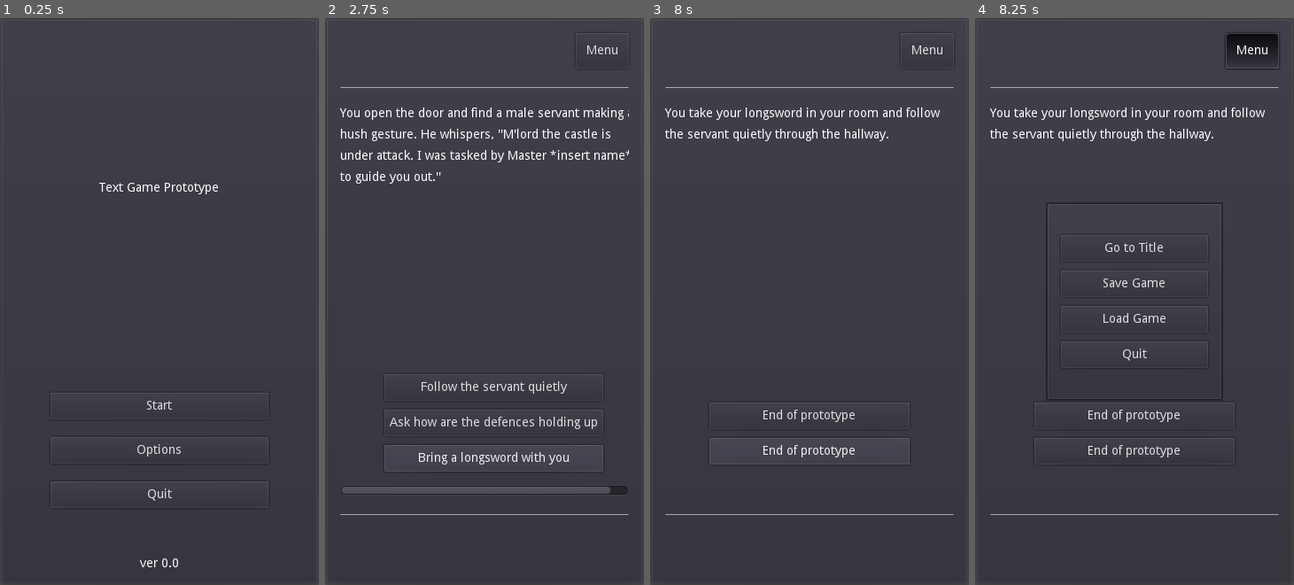
Above: before the commit, frames 1-4 (left to right).
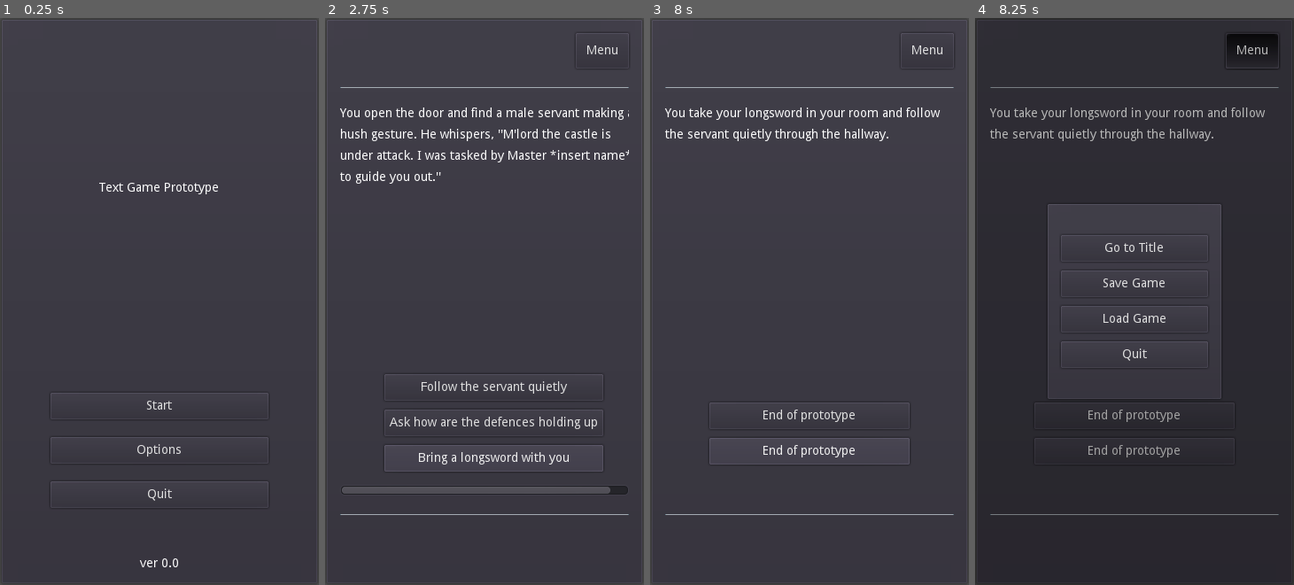
Above: after the commit, the same moments.

Repository: philipuriarte/A-Churchyard-of-Orphans
Game: Godot game, scene res://scenes/main.tscn
The game is run twice, just before and just after one commit, with the same random seed, the same clock (stepped at 60 frames per second) and the same inputs.
Inputs:
- Up to frame 1 (0.25 s): no input
- Up to frame 2 (2.75 s): click "Start" at 0.5 s; click "Continue" at 1.25 s; click "Open the door" at 2 s
- Up to frame 3 (8 s): click "Follow the servant quietly" at 2.75 s; click "End of prototype" at 3.5 s; click "End of prototype" at 4.25 s; click "End of prototype" at 5 s; click "End of prototype" at 5.75 s; click "End of prototype" at 6.5 s; click "End of prototype" at 7.25 s
- Up to frame 4 (8.25 s): click "Menu" at 8 s

Frames 1-3 are identical in both runs. In frame 4, 2.3% of the frame differs, in the area x 0-100%, y 0-88%.

Commit message:
Fix overlay issue in popup_menu
ISSUE:
* Signals to buttons are lost in popup_menu.gd
* Pressing/clicking outside the MenuScreen doesn't close the menu

Diff:
--- a/logic/game_screen.gd
+++ b/logic/game_screen.gd
@@ -1,6 +1,6 @@
 extends PanelContainer
 
-onready var popup_menu: PopupPanel = $"%PopupMenu"
+onready var popup_menu: Popup = $"%PopupMenu"
 
 
 # Will open and close the PopupMenu node
--- a/logic/popup_menu.gd
+++ b/logic/popup_menu.gd
@@ -1,4 +1,4 @@
-extends PopupPanel
+extends Popup
 
 
 # Changes scene to title_screen
--- a/scenes/game_screen.tscn
+++ b/scenes/game_screen.tscn
@@ -48,10 +48,7 @@
 
 [node name="PopupMenu" parent="MarginContainer/MainCointainer/TopContainer/MenuButton" instance=ExtResource( 3 )]
 unique_name_in_owner = true
-margin_left = -52.0
-margin_top = 0.0
-margin_right = 148.0
-margin_bottom = 200.0
+visible = false
 
 [node name="TopSeparator" type="HSeparator" parent="MarginContainer/MainCointainer"]
 margin_top = 60.0
--- a/scenes/popup_menu.tscn
+++ b/scenes/popup_menu.tscn
@@ -5,30 +5,31 @@
 [sub_resource type="StyleBoxFlat" id=1]
 bg_color = Color( 0, 0, 0, 0.27451 )
 
-[node name="PopupMenu" type="PopupPanel"]
-visible = true
-anchor_left = 0.5
-anchor_top = 0.5
-anchor_right = 0.5
-anchor_bottom = 0.5
-margin_left = -180.0
-margin_top = -320.0
-margin_right = 180.0
-margin_bottom = 320.0
-custom_styles/panel = SubResource( 1 )
+[node name="PopupMenu" type="Popup"]
+anchor_right = 1.0
+anchor_bottom = 1.0
+mouse_filter = 2
 script = ExtResource( 1 )
 
-[node name="MenuScreen" type="PanelContainer" parent="."]
-anchor_left = 0.5
-anchor_top = 0.5
-anchor_right = 0.5
-anchor_bottom = 0.5
-margin_left = -100.0
-margin_top = -112.0
-margin_right = 100.0
-margin_bottom = 112.0
+[node name="Overlay" type="PanelContainer" parent="."]
+anchor_right = 1.0
+anchor_bottom = 1.0
+mouse_filter = 2
+custom_styles/panel = SubResource( 1 )
 
-[node name="MenuMargin" type="MarginContainer" parent="MenuScreen"]
+[node name="MenuScreenContainer" type="CenterContainer" parent="."]
+anchor_right = 1.0
+anchor_bottom = 1.0
+mouse_filter = 2
+
+[node name="MenuScreen" type="PanelContainer" parent="MenuScreenContainer"]
+margin_left = 80.0
+margin_top = 211.0
+margin_right = 280.0
+margin_bottom = 429.0
+rect_min_size = Vector2( 200, 218 )
+
+[node name="MenuMargin" type="MarginContainer" parent="MenuScreenContainer/MenuScreen"]
 margin_left = 7.0
 margin_top = 7.0
 margin_right = 193.0
@@ -38,21 +39,21 @@
 custom_constants/margin_left = 10
 custom_constants/margin_bottom = 30
 
-[node name="MenuContainer" type="VBoxContainer" parent="MenuScreen/MenuMargin"]
+[node name="MenuContainer" type="VBoxContainer" parent="MenuScreenContainer/MenuScreen/MenuMargin"]
 margin_left = 10.0
 margin_top = 30.0
 margin_right = 176.0
 margin_bottom = 180.0
 custom_constants/separation = 10
 
-[node name="TitleButton" type="Button" parent="MenuScreen/MenuMargin/MenuContainer"]
+[node name="TitleButton" type="Button" parent="MenuScreenContainer/MenuScreen/MenuMargin/MenuContainer"]
 margin_right = 166.0
 margin_bottom = 30.0
 rect_min_size = Vector2( 0, 30 )
 focus_mode = 0
 text = "Go to Title"
 
-[node name="SaveButton" type="Button" parent="MenuScreen/MenuMargin/MenuContainer"]
+[node name="SaveButton" type="Button" parent="MenuScreenContainer/MenuScreen/MenuMargin/MenuContainer"]
 margin_top = 40.0
 margin_right = 166.0
 margin_bottom = 70.0
@@ -60,7 +61,7 @@
 focus_mode = 0
 text = "Save Game"
 
-[node name="LoadButton" type="Button" parent="MenuScreen/MenuMargin/MenuContainer"]
+[node name="LoadButton" type="Button" parent="MenuScreenContainer/MenuScreen/MenuMargin/MenuContainer"]
 margin_top = 80.0
 margin_right = 166.0
 margin_bottom = 110.0
@@ -68,13 +69,10 @@
 focus_mode = 0
 text = "Load Game"
 
-[node name="QuitButton" type="Button" parent="MenuScreen/MenuMargin/MenuContainer"]
+[node name="QuitButton" type="Button" parent="MenuScreenContainer/MenuScreen/MenuMargin/MenuContainer"]
 margin_top = 120.0
 margin_right = 166.0
 margin_bottom = 150.0
 rect_min_size = Vector2( 0, 30 )
 focus_mode = 0
 text = "Quit"
-
-[connection signal="pressed" from="MenuScreen/MenuMargin/MenuContainer/TitleButton" to="." method="_on_TitleButton_pressed"]
-[connection signal="pressed" from="MenuScreen/MenuMargin/MenuContainer/QuitButton" to="." method="_on_QuitButton_pressed"]
